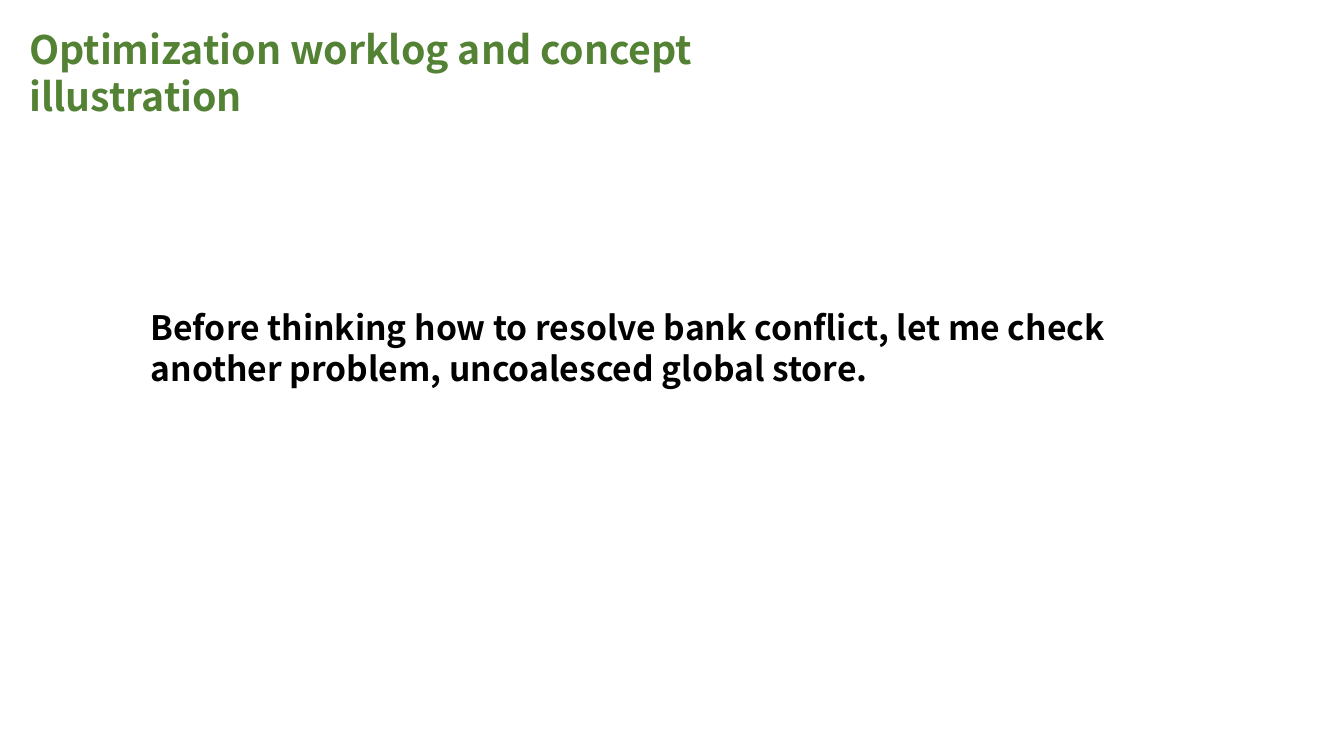
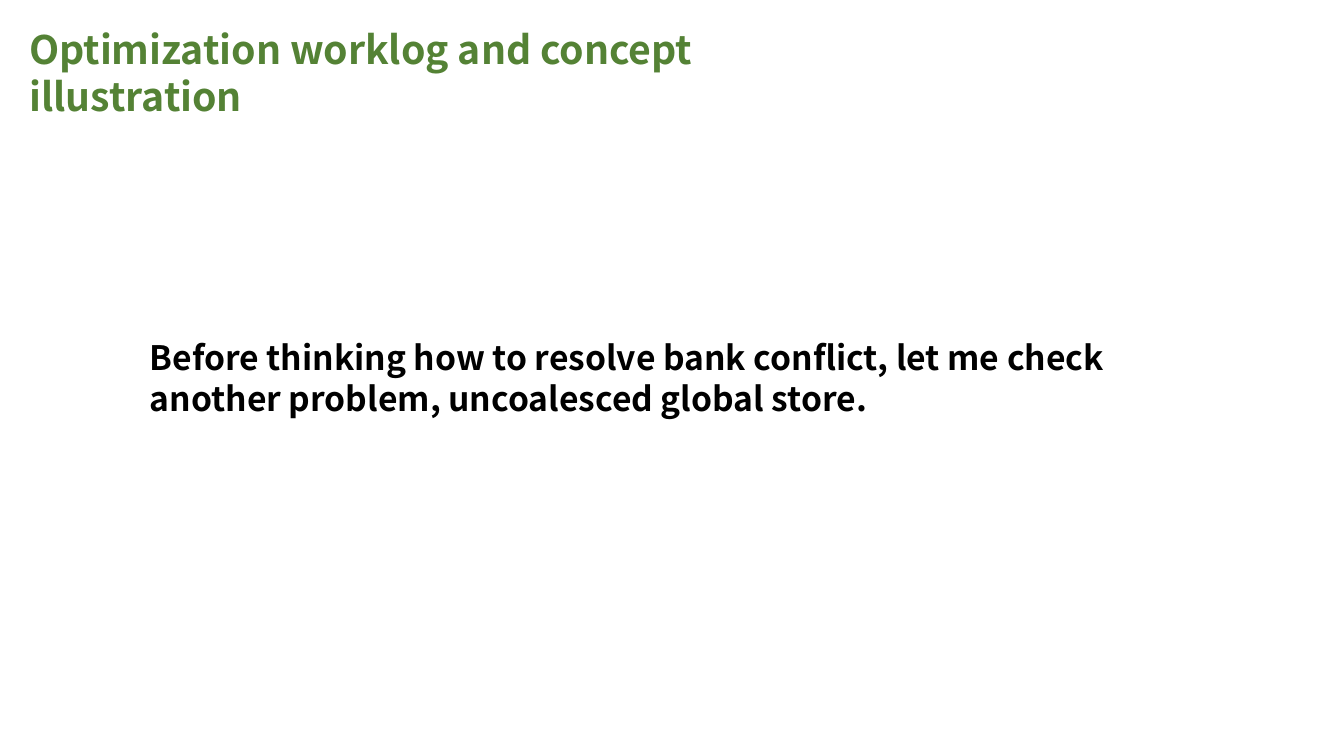
Before and after one commit to InhabitancyCocoon/feather_gemm, a slide deck: slide 34 of docs/presentation.pptx (slide 33 before the commit). Drawn at 1344x756 pixels with LibreOffice and Linux fonts; fonts in the diff are those of the drawing. Boxes give left, top, right and bottom in pixels: in the first picture for what was removed or moved away, otherwise in the second. Text is boxed around its words. In the diff, an @@ line names an element or a change of style, - is before the commit and + after.

```diff
--- a/docs/presentation.pptx
+++ b/docs/presentation.pptx
@@ text "Before thinking how to resolve ...": place and size @@
-text "Before thinking how to resolve ..." at <box>151,312,1105,389</box>
+text "Before thinking how to resolve ..." at <box>150,342,1104,419</box>
```
Also in this commit, not shown: 17 other slides changed, 3 slides added, 2 other files.
